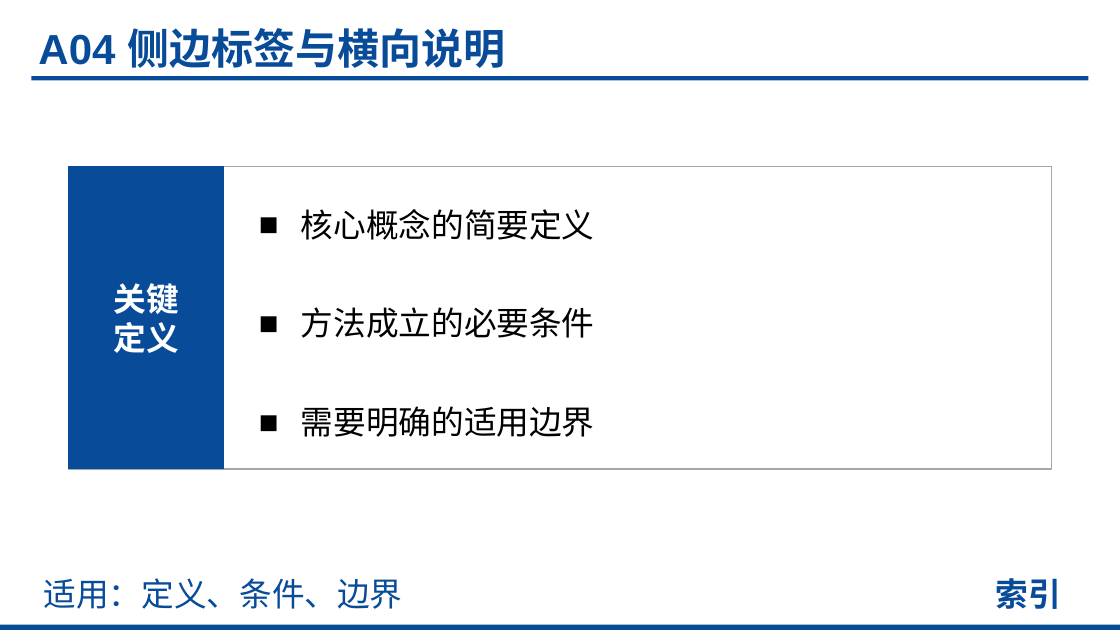
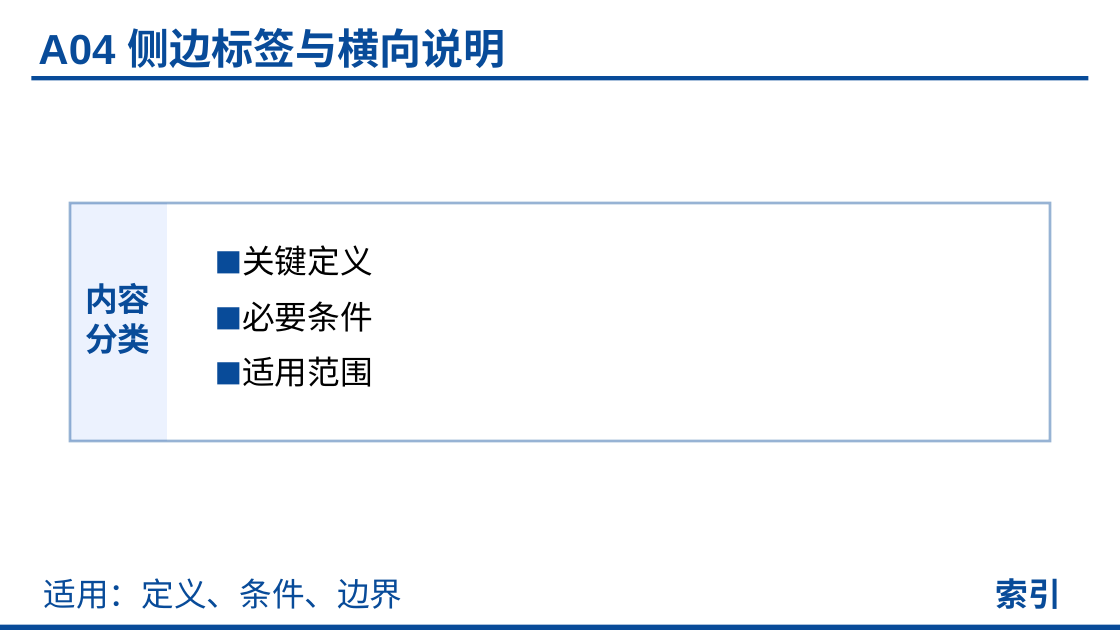
Before and after one commit to realihang/academic-ppt-skill, a slide deck: slide 9 of assets/element-reference.pptx (slide 8 before the commit). Drawn at 1120x630 pixels with LibreOffice and Linux fonts; fonts in the diff are those of the drawing. Boxes give left, top, right and bottom in pixels: in the first picture for what was removed or moved away, otherwise in the second. Text is boxed around its words. In the diff, an @@ line names an element or a change of style, - is before the commit and + after.

```diff
--- a/assets/element-reference.pptx
+++ b/assets/element-reference.pptx
@@ rectangle: place and size @@
-rectangle at <box>68,166,1052,469</box>
+rectangle at <box>70,203,1050,441</box>
@@ rectangle at <box>70,203,1050,441</box>: fill #FFFFFF to none; outline #A6A6A6 1.13 pt to #084B99 2.25 pt @@
@@ rectangle: place and size @@
-rectangle at <box>68,166,223,469</box>
+rectangle at <box>70,203,166,441</box>
@@ rectangle at <box>70,203,166,441</box>: fill #084B99 to #ECF2FE @@
@@ text removed at <box>301,209,595,240</box> @@
-■ 核心概念的简要定义
@@ text at <box>242,245,373,387</box>: text changed @@
-■ 方法成立的必要条件
+■ 关键定义
+■ 必要条件
+■ 适用范围
@@ text added at <box>85,283,150,354</box>, 28 pt, text #084B99, bold @@
+内容
+分类
@@ text removed at <box>113,283,178,353</box> @@
-关键
-定义
@@ text removed at <box>301,406,595,437</box> @@
-■ 需要明确的适用边界
```
Also in this commit, not shown: 37 other slides changed, 29 slides added, 12 other files.
